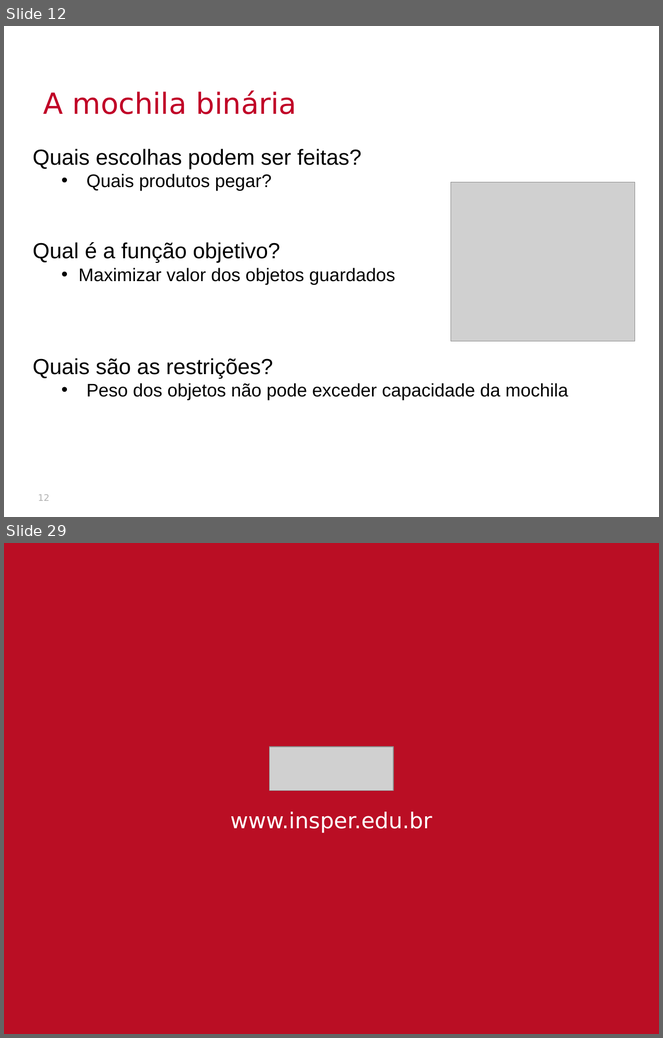
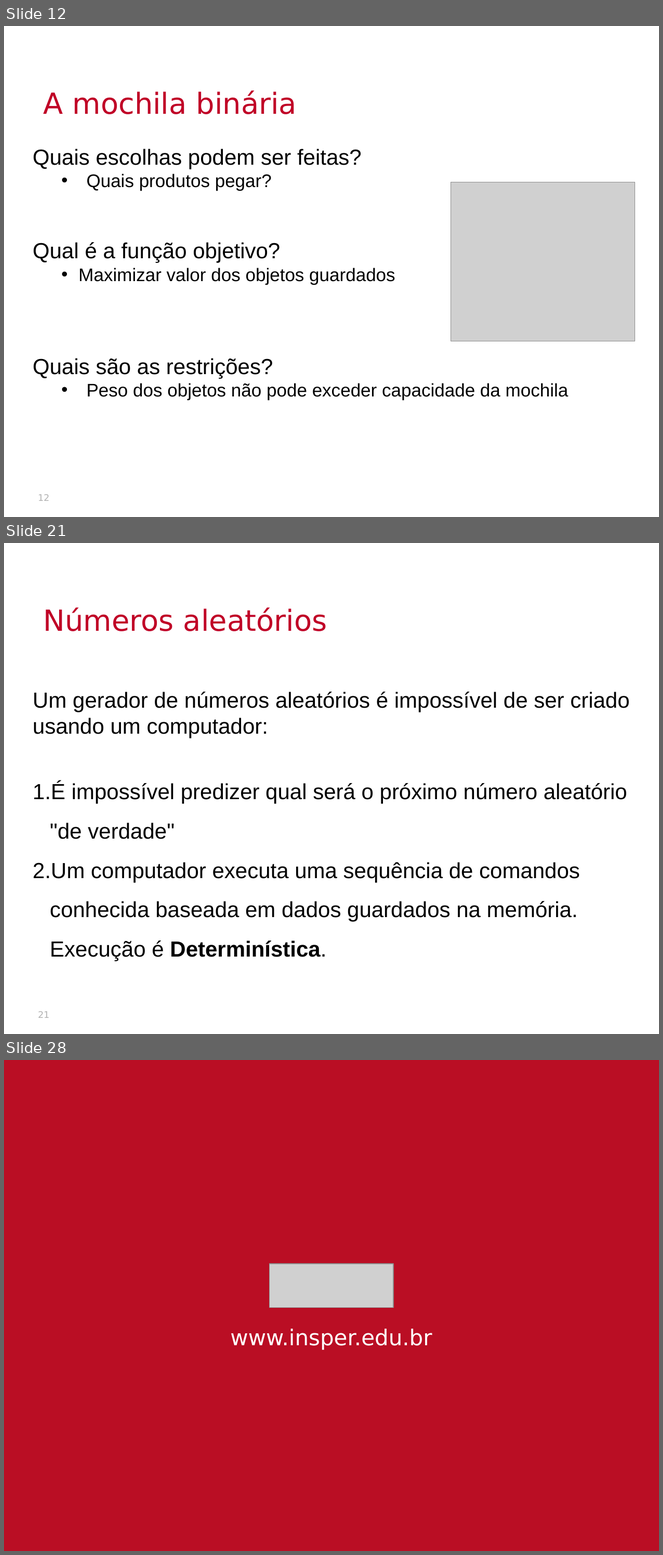
Before and after one commit to thalials/supercomp, a slide deck: aulas/05-algoritmos-aleatorios/slides.pptx. Shown one above the other, each under a label of ours: slides 12 and 29 before the commit, slides 12, 21 and 28 after it; the slides between them are not shown. The pictures are 663x1038 and 663x1555 pixels, drawn with LibreOffice and Linux fonts; fonts in the diff are those of the drawing; grey boxes stand for pictures; background and template pictures are left out. Boxes give left, top, right and bottom in pixels: in the first picture for what was removed or moved away, otherwise in the second. Text is boxed around its words. In the diff, an @@ line names an element or a change of style, - is before the commit and + after.

```diff
--- a/aulas/05-algoritmos-aleatorios/slides.pptx
+++ b/aulas/05-algoritmos-aleatorios/slides.pptx
@@ slide 21 added at [4, 543, 659, 1034], background picture (left out) @@
@@ text added at [43, 607, 327, 631], 32 pt, text #C00026 @@
+Números aleatórios
@@ text added at [33, 692, 630, 961], 24 pt, text #000000 @@
+Um gerador de números aleatórios é impossível de ser criado usando um computador:
+1. É impossível predizer qual será o próximo número aleatório "de verdade"
+2. Um computador executa uma sequência de comandos conhecida baseada em dados guardados na memória. Execução é Determinística.
@@ page number added at [38, 1012, 49, 1018], 10 pt, text #B2B2B2 @@
+21
@@ what was slide 29 is now slide 28 @@
```
Also in this commit, not shown: 5 slides changed, 14 other slides added, 16 slides removed, 29 other files.
